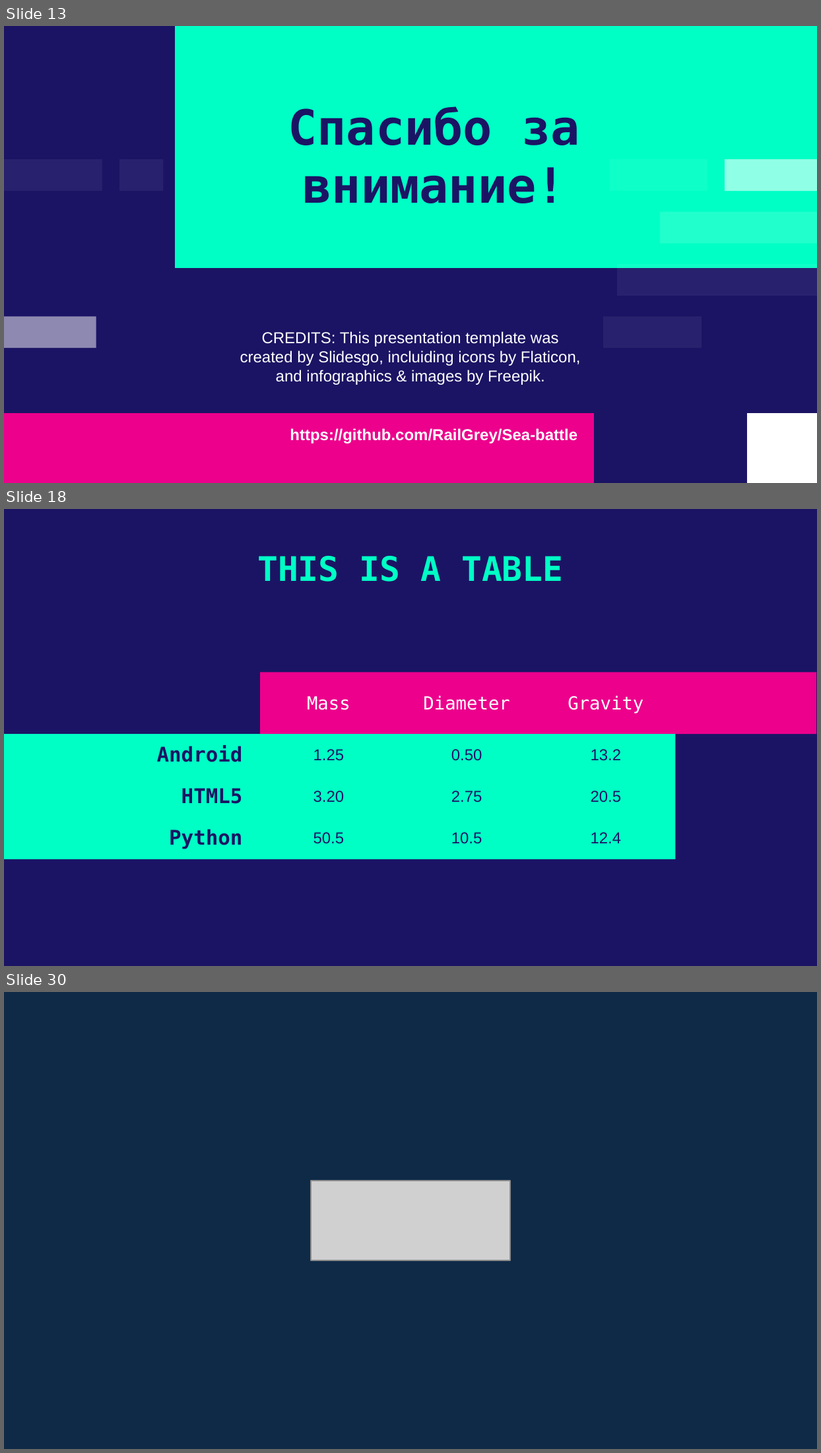
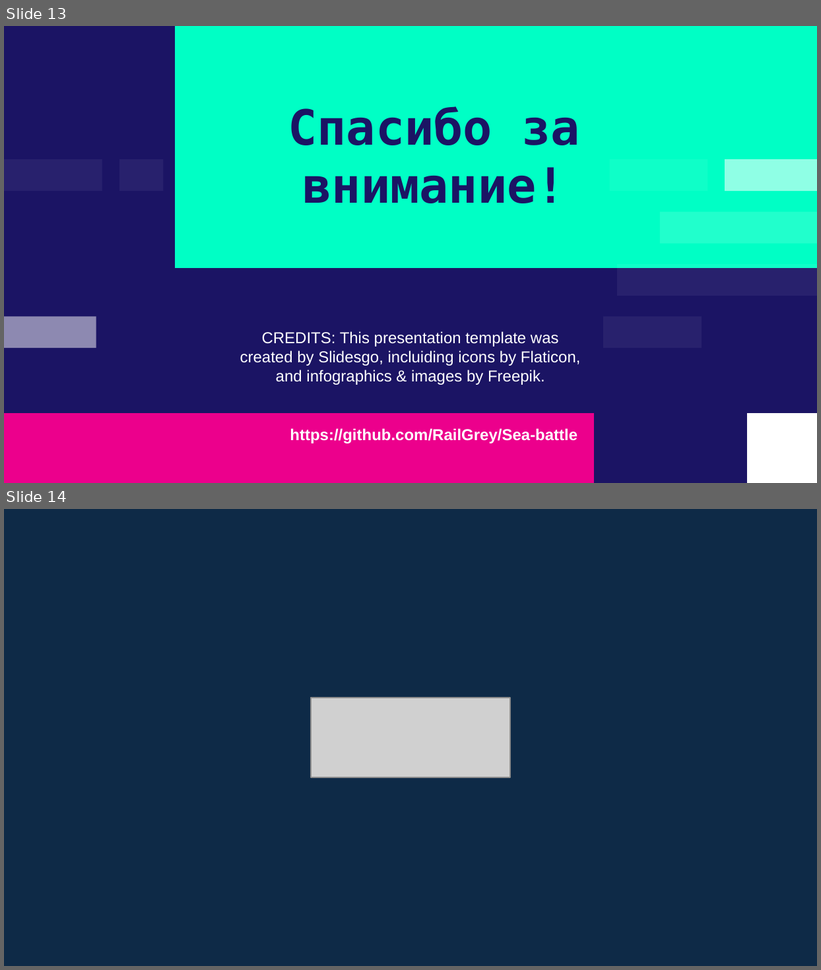
Before and after one commit to RailGrey/Sea-battle, a slide deck: Project.pptx. Shown one above the other, each under a label of ours: slides 13, 18 and 30 before the commit, slides 13 and 14 after it; the slides between them are not shown. The pictures are 821x1453 and 821x970 pixels, drawn with LibreOffice and Linux fonts; fonts in the diff are those of the drawing; grey boxes stand for pictures. Boxes give left, top, right and bottom in pixels: in the first picture for what was removed or moved away, otherwise in the second. Text is boxed around its words. In the diff, an @@ line names an element or a change of style, - is before the commit and + after.

```diff
--- a/Project.pptx
+++ b/Project.pptx
@@ slide 18 removed at (4, 509, 817, 966), background #1B1464 @@
@@ title removed at (257, 556, 563, 582) @@
-THIS IS A TABLE
@@ table removed at (119, 673, 676, 859), 4 rows, 4 columns @@
- | Mass | Diameter | Gravity
-Android | 1.25 | 0.50 | 13.2
-HTML5 | 3.20 | 2.75 | 20.5
-Python | 50.5 | 10.5 | 12.4
@@ rectangle removed at (260, 673, 816, 734) @@
@@ rectangle removed at (4, 734, 676, 859) @@
@@ what was slide 30 is now slide 14 @@
```
Also in this commit, not shown: 1 slide changed, 15 other slides removed.
